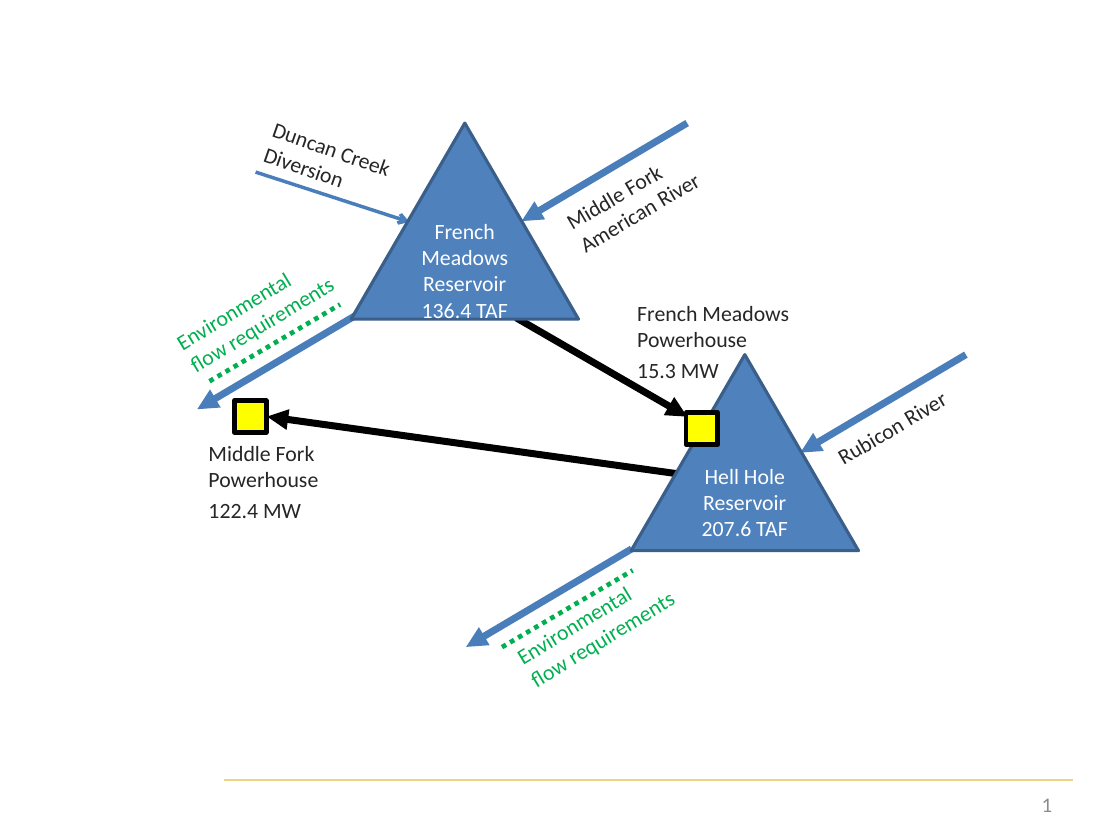
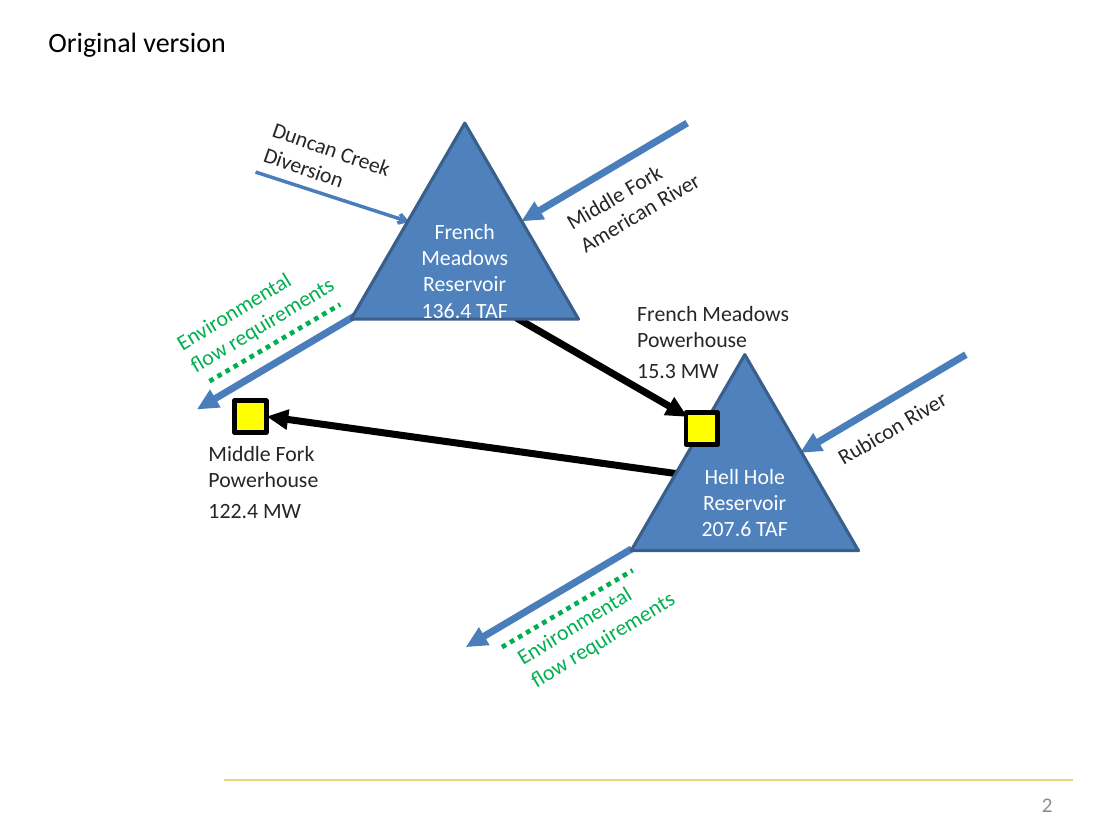
Before and after one commit to jdherman/mfp, a slide deck: slide 2 of results/schematic.pptx (slide 1 before the commit). Drawn at 1120x840 pixels with LibreOffice and Linux fonts; fonts in the diff are those of the drawing; background and template pictures are left out. Boxes give left, top, right and bottom in pixels: in the first picture for what was removed or moved away, otherwise in the second. Text is boxed around its words. In the diff, an @@ line names an element or a change of style, - is before the commit and + after.

```diff
--- a/results/schematic.pptx
+++ b/results/schematic.pptx
@@ text added at box(48, 32, 225, 57), 18 pt, text #000000 @@
+Original version
@@ page number at box(1042, 798, 1053, 812): text changed @@
-1
+2
```
Also in this commit, not shown: 1 slide added, 6 other files.
